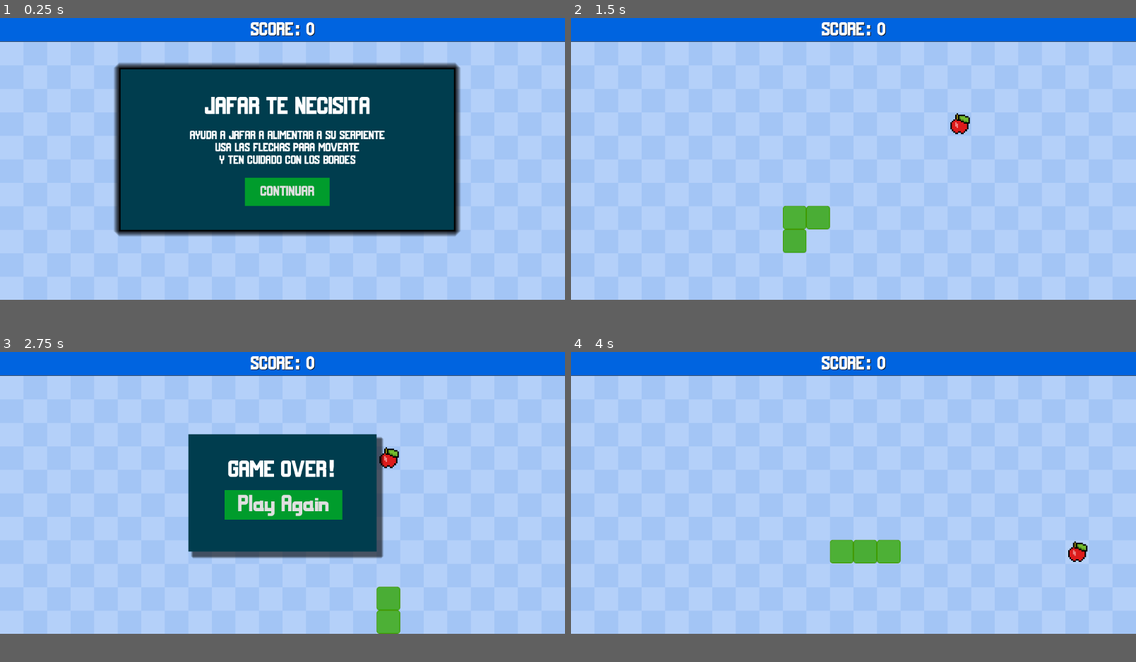
Above: before the commit, frames 1-4 (two rows, left to right).
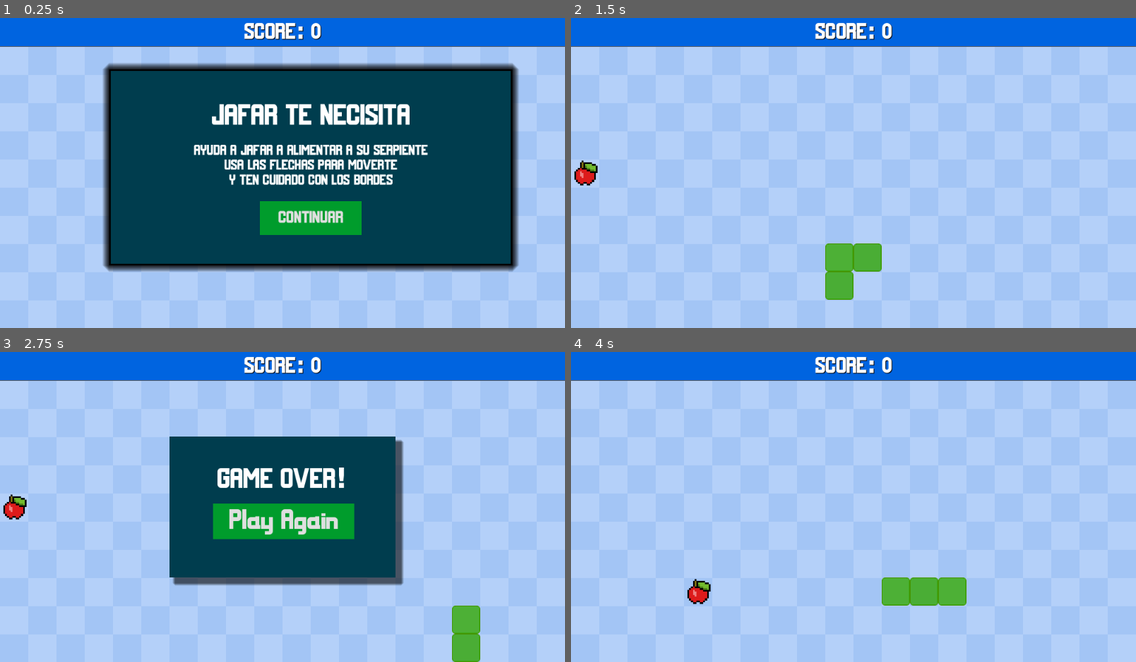
Above: after the commit, the same moments.

Repository: MaincraStudios/Skull-Mask
Game: Godot game, scene res://scenes/main.tscn
Same seed, same stepped clock (60 frames per second), same inputs: the game is played once before the commit and once after it.
Inputs:
- Up to frame 1 (0.25 s): no input
- Up to frame 2 (1.5 s): click "CONTINUAR" at 0.5 s; tap Enter at 1.25 s; hold D (move_right) from 1.28 s (still down)
- Up to frame 3 (2.75 s): release D (move_right) at 2.03 s; hold S (move_down) from 2.03 s (still down)
- Up to frame 4 (4 s): release S (move_down) at 2.75 s; click "Play Again" at 2.75 s; tap Space at 3.5 s; hold D (move_right) from 3.53 s (still down)
The window is 800x400 before the commit and 800x440 after it. Grey fills any space a smaller window leaves; there, only what the larger window draws over its background counts as a difference.

The runs differ from the first frame. In frame 1, 30% of the frame differs, in the area x 0-100%, y 1-82%; in frame 2, 5.1%; in frame 3, 17%; in frame 4, 5.1%.

Commit message:
modificar dimensiones

Diff:
--- a/main.gd
+++ b/main.gd
@@ -7,8 +7,8 @@
 var game_started : bool = false
 
 #grid variables
-var cells : int = 24
-var cellsy : int = 11
+var cellsx : int = 20
+var cellsy : int = 10
 var cell_size : int = 50
 
 #food variables
@@ -111,7 +111,7 @@
 	check_goal()
 
 func check_out_of_bounds():
-	if snake_data[0].x < 0 or snake_data[0].x > cells - 1 or snake_data[0].y < 0 or snake_data[0].y > cellsy - 1:
+	if snake_data[0].x < 1 or snake_data[0].x > cellsx - 1 or snake_data[0].y < 0 or snake_data[0].y > cellsy - 1:
 		end_game()
 
 func check_self_eaten():
@@ -134,7 +134,7 @@
 func move_food():
 	while regen_food:
 		regen_food = false
-		food_pos = Vector2(randi_range(0, cells - 1), randi_range(0, cellsy - 1))
+		food_pos = Vector2(randi_range(0, cellsx - 1), randi_range(0, cellsy - 1))
 		for i in snake_data:
 			if food_pos == i:
 				regen_food = true
--- a/project.godot
+++ b/project.godot
@@ -17,8 +17,10 @@
 
 [display]
 
-window/size/viewport_width=1200
-window/size/viewport_height=600
+window/size/viewport_width=256
+window/size/viewport_height=144
+window/size/window_width_override=1000
+window/size/window_height_override=550
 
 [input]
 
